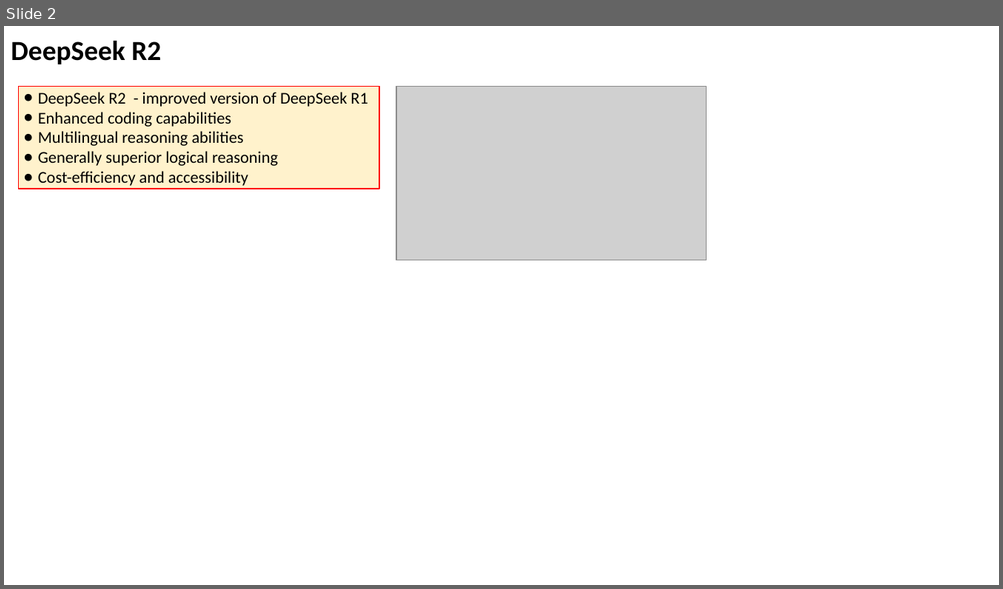
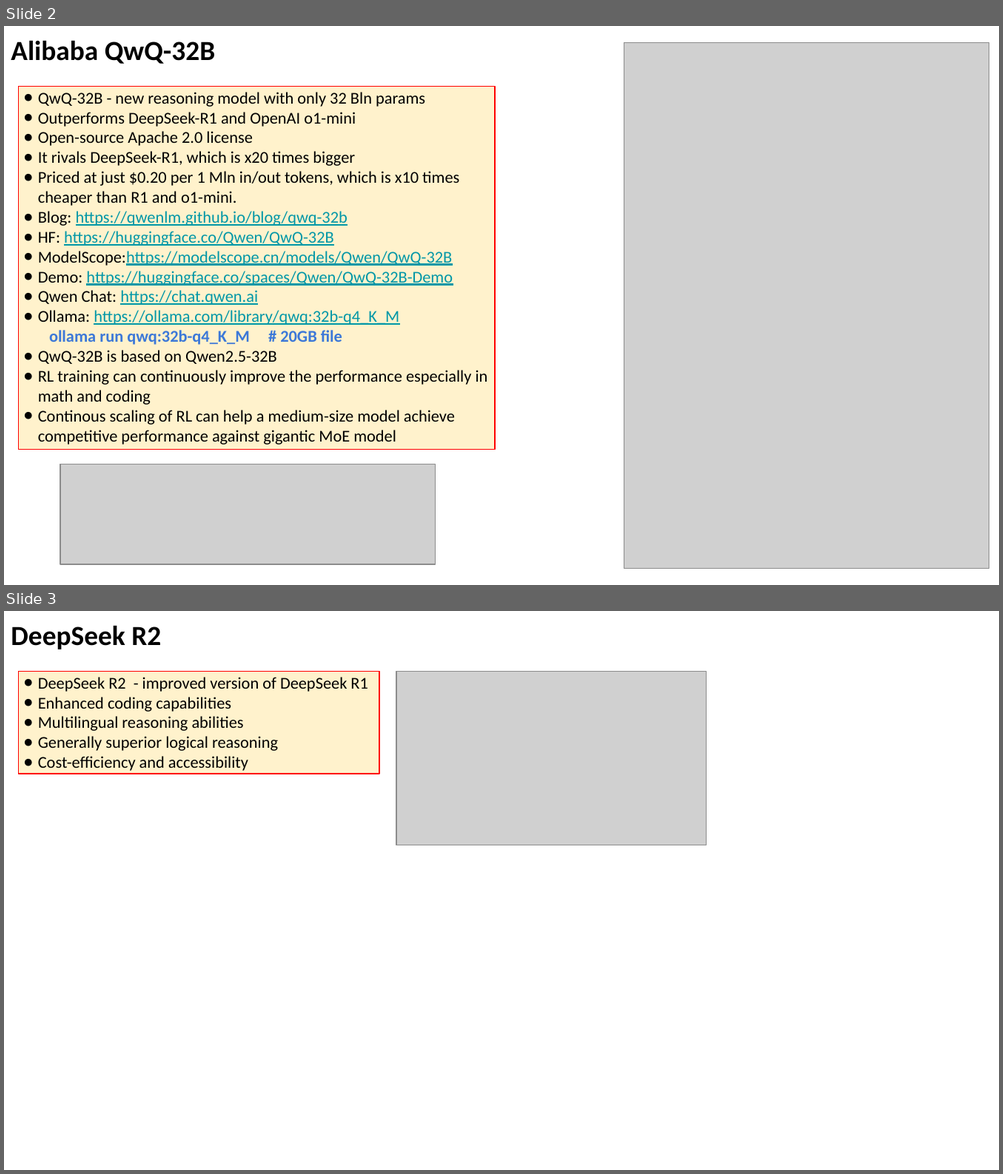
Before and after one commit to lselector/seminar, a slide deck: 2025/2025-03-07-AI-Updates.pptx. Shown one above the other, each under a label of ours: slide 2 before the commit, slides 2 and 3 after it. The pictures are 1003x589 and 1003x1174 pixels, drawn with LibreOffice and Linux fonts; fonts in the diff are those of the drawing; grey boxes stand for pictures. Boxes give left, top, right and bottom in pixels: in the first picture for what was removed or moved away, otherwise in the second. Text is boxed around its words. In the diff, an @@ line names an element or a change of style, - is before the commit and + after.

```diff
--- a/2025/2025-03-07-AI-Updates.pptx
+++ b/2025/2025-03-07-AI-Updates.pptx
@@ slide 2 added at [4, 26, 999, 585], background #FFFFFF @@
@@ text added at [11, 40, 215, 64], 20 pt, text #000000, bold @@
+Alibaba QwQ-32B
@@ picture added at [623, 43, 989, 569] @@
@@ rectangle added at [18, 87, 495, 451], fill #FFF2CC, outline #FF0000 0.75 pt, 12 pt, text #000000 @@
+● QwQ-32B - new reasoning model with only 32 Bln params
+● Outperforms DeepSeek-R1 and OpenAI o1-mini
+● Open-source Apache 2.0 license
+● It rivals DeepSeek-R1, which is x20 times bigger
+● Priced at just $0.20 per 1 Mln in/out tokens, which is x10 times cheaper than R1 and o1-mini.
+● Blog: https://qwenlm.github.io/blog/qwq-32b
+● HF: https://huggingface.co/Qwen/QwQ-32B
+● ModelScope:https://modelscope.cn/models/Qwen/QwQ-32B
+● Demo: https://huggingface.co/spaces/Qwen/QwQ-32B-Demo
+● Qwen Chat: https://chat.qwen.ai
+● Ollama: https://ollama.com/library/qwq:32b-q4_K_M
+  ollama run qwq:32b-q4_K_M # 20GB file
+● QwQ-32B is based on Qwen2.5-32B
+● RL training can continuously improve the performance especially in math and coding
+● Continous scaling of RL can help a medium-size model achieve competitive performance against gigantic MoE model
@@ picture added at [61, 465, 435, 565] @@
@@ what was slide 2 is now slide 3 @@
```
Also in this commit, not shown: 3 slides changed, 2 other slides added.
